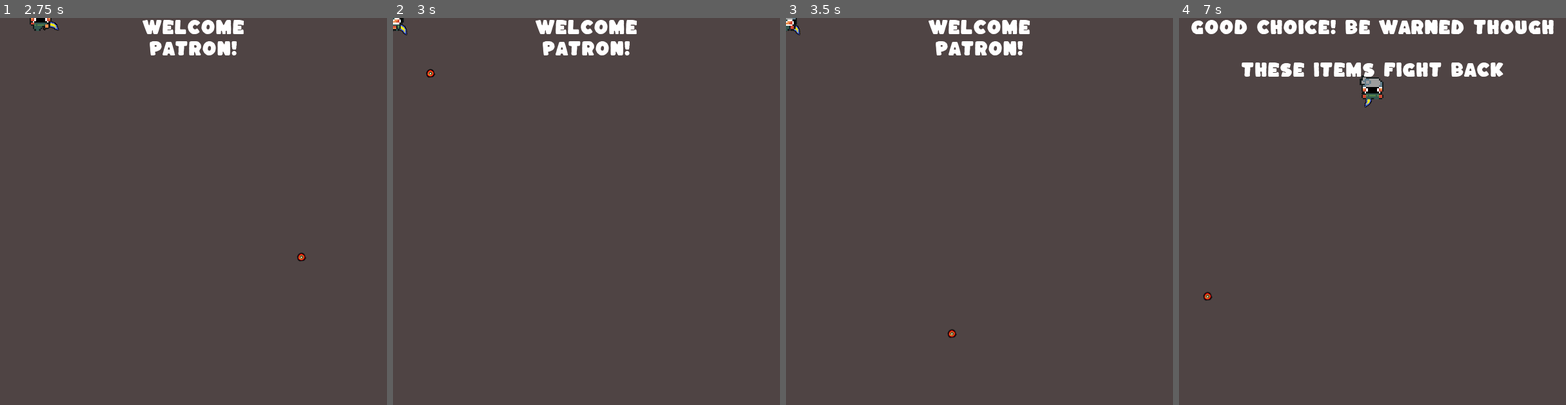
Above: before the commit, frames 1-4 (left to right).
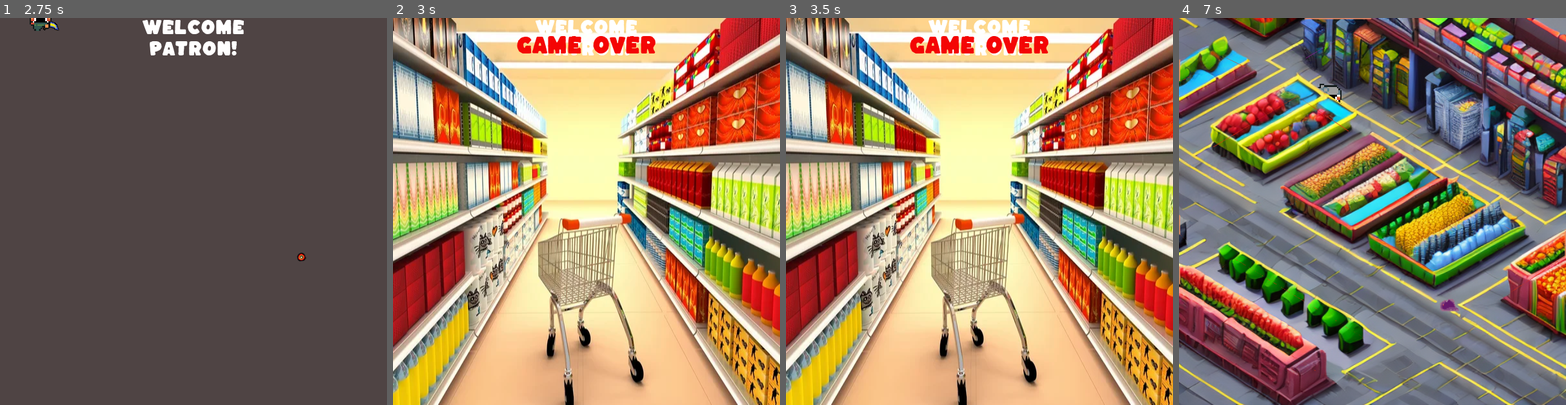
Above: after the commit, the same moments.

Repository: JWolff98/Grocery-Havok
Game: Godot game, scene res://main.tscn
Two runs of this game, one before a commit and one after it. Both use one fixed random seed, a clock stepped at 60 frames per second and the inputs below.
Inputs (mouse positions are in pixels of both pictures, inside the frame that each line leads up to):
- Up to frame 1 (2.75 s): click "Start" at 0.5 s; tap Enter at 1.25 s; move the mouse to (174, 288) at 1.27 s; hold W (move_up) from 1.28 s (still down); tap Space (attack) at 1.35, 2.1 s; move the mouse to (309, 269) at 2.02 s
- Up to frame 2 (3 s): move the mouse to (470, 153) at 2.77 s; release W (move_up) at 2.78 s; hold A (move_left) from 2.78 s (still down); tap Space (attack) at 2.85 s
- Up to frame 3 (3.5 s): keep holding A (move_left)
- Up to frame 4 (7 s): move the mouse to (1391, 211) at 3.52 s; tap Space (attack) at 3.6, 4.35, 5.85, 6.6 s; move the mouse to (1314, 114) at 4.27 s; release A (move_left) at 4.28 s; hold S (move_down) 4.28-5 s; click (1368, 196) at 5 s, where only the run after the commit has a clickable "Start"; move the mouse to (1457, 192) at 5.77 s; hold D (move_right) 5.78-6.53 s; move the mouse to (1295, 230) at 6.52 s; hold W (move_up) from 6.53 s (still down)

Frame 1 is identical in both runs. In frame 2, 97% of the frame differs, in the area x 0-100%, y 0-100%; in frame 3, 97%; in frame 4, 96%.

Commit message:
sprint 5 pepper

Diff:
--- a/main.gd
+++ b/main.gd
@@ -1,6 +1,7 @@
 extends Node
 export (PackedScene) var grape
 export (PackedScene) var mushroom
+export (PackedScene) var pepper = preload("res://pepper.tscn")
 
 # Declare member variables here. Examples:
 # var a = 2
@@ -8,11 +9,14 @@
 var num_grapes = 0
 var num_mushroom = 0
 var game_start = false
+var p = pepper.instance()
+var start_hidden = false
 
 # Called when the node enters the scene tree for the first time.
 func _ready():
 	$player.hide()
 	$tutorial.hide()
+	$pepper.turn_off()
 	$background_1.hide()
 	$background_1/aisle_0/CollisionPolygon2D.disabled = true
 	$background_1/aisle_1/CollisionPolygon2D.disabled = true
@@ -26,8 +30,13 @@
 	randomize()
 
 # Called every frame. 'delta' is the elapsed time since the previous frame.
-#func _process(delta):
-#	pass
+func _process(delta):
+	if $player.is_visible():
+		if p.off:
+			$background_1.hide()
+			start_hidden = true
+		if not p.off and start_hidden:
+			$background_1.show()
 
 func _on_grapeTimer_timeout():
 	# Choose a random location on Path2D.
@@ -77,10 +86,16 @@
 	num_mushroom += 1
 	if num_mushroom == 7:
 		$mushroomTimer.stop()
-
+		p = pepper.instance()
+		p.scale.x = 1
+		p.scale.y = 1
+		add_child(p)
+		p.position = Vector2(160,100)
+		p.start()
 
 func _on_HUD_start_game():
 	num_grapes = 0
+	p = pepper.instance()
 	$start_menu.hide()
 	$tutorial.hide()
 	$background_1.show()
@@ -95,8 +110,6 @@
 	$background_1/aisle_8/CollisionPolygon2D.disabled = false
 	$player.start($start_position.position)
 	$grapeTimer.start() # Replace with function body.
-	game_start = true
-
 
 func _on_HUD_game_over():
 	num_grapes = 0
@@ -117,7 +130,6 @@
 func _on_tutorial_done():
 	$HUD/start_button.show()
 
-
 func _on_HUD_win():
 	pass # Replace with function body.
 
@@ -137,3 +149,7 @@
 	$victory.stop()
 	game_start = false
 	$HUD.show_congrats()
+
+
+func _on_pepper_off():
+	$background_1.hide()
--- a/main.tscn
+++ b/main.tscn
@@ -12,10 +12,11 @@
 [ext_resource path="res://tutorial.tscn" type="PackedScene" id=10]
 [ext_resource path="res://assets/menu.png" type="Texture" id=11]
 [ext_resource path="res://assets/Victory.wav" type="AudioStream" id=12]
+[ext_resource path="res://pepper.tscn" type="PackedScene" id=13]
 
 [sub_resource type="Curve2D" id=1]
 _data = {
-"points": PoolVector2Array( 0, 0, 0, 0, 17, 185, 0, 0, 0, 0, 173, 84, 0, 0, 0, 0, 572, 327, 0, 0, 0, 0, 399, 461, 0, 0, 0, 0, 570, 570, 0, 0, 0, 0, 86, 300, 0, 0, 0, 0, 27, 200 )
+"points": PoolVector2Array( 0, 0, 0, 0, 17, 185, 0, 0, 0, 0, 399, 461, 0, 0, 0, 0, 570, 570, 0, 0, 0, 0, 86, 300, 0, 0, 0, 0, 27, 200, 0, 0, 0, 0, 24, 169, 0, 0, 0, 0, 114, 115, 0, 0, 0, 0, 176, 80, 0, 0, 0, 0, 223, 107, 0, 0, 0, 0, 261, 126, 0, 0, 0, 0, 286, 142, 0, 0, 0, 0, 314, 159, 0, 0, 0, 0, 382, 201, 0, 0, 0, 0, 437, 235, 0, 0, 0, 0, 491, 268, 0, 0, 0, 0, 533, 297, 0, 0, 0, 0, 570, 322 )
 }
 
 [sub_resource type="RectangleShape2D" id=2]
@@ -55,7 +56,7 @@
 
 [node name="grapeSpawnLocation" type="PathFollow2D" parent="grapePath"]
 position = Vector2( 17, 185 )
-rotation = -0.57457
+rotation = 0.625675
 
 [node name="gameover" type="AudioStreamPlayer" parent="."]
 stream = ExtResource( 7 )
@@ -80,6 +81,9 @@
 [node name="victory" type="AudioStreamPlayer" parent="."]
 stream = ExtResource( 12 )
 
+[node name="pepper" parent="." instance=ExtResource( 13 )]
+visible = false
+
 [connection signal="done" from="tutorial" to="." method="_on_tutorial_done"]
 [connection signal="hit" from="player" to="." method="_on_player_hit"]
 [connection signal="victory" from="player" to="." method="_on_player_victory"]
--- /dev/null
+++ b/pepper.gd
@@ -0,0 +1,40 @@
+extends KinematicBody2D
+var off = false
+
+var screen_size
+
+func _physics_process(delta):
+	pass
+
+
+# Called when the node enters the scene tree for the first time.
+func _ready():
+	hide()
+	$AnimatedSprite.playing = false
+
+func start():
+	show()
+	$AnimatedSprite.animation = "idle"
+	$AnimatedSprite.playing = true
+# Called every frame. 'delta' is the elapsed time since the previous frame.
+#func _process(delta):
+#	pass
+
+
+func _on_Timer_timeout():
+	$AnimatedSprite.animation = "start_burn"
+
+
+func _on_AnimatedSprite_animation_finished():
+	if $AnimatedSprite.animation == "burn":
+		off = false
+		$AnimatedSprite.animation = "idle"
+
+	if $AnimatedSprite.animation == "start_burn":
+		off = true
+		$AnimatedSprite.animation = "burn"
+
+
+
+func turn_off():
+	$AnimatedSprite.playing = false
--- /dev/null
+++ b/pepper.tscn
@@ -0,0 +1,155 @@
+[gd_scene load_steps=28 format=2]
+
+[ext_resource path="res://assets/red_pepper_burn.png" type="Texture" id=1]
+[ext_resource path="res://assets/red_pepper_idle.png" type="Texture" id=2]
+[ext_resource path="res://pepper.gd" type="Script" id=4]
+
+[sub_resource type="RectangleShape2D" id=1]
+extents = Vector2( 22, 30.5 )
+
+[sub_resource type="AtlasTexture" id=6]
+flags = 4
+atlas = ExtResource( 1 )
+region = Rect2( 260, 0, 65, 158 )
+
+[sub_resource type="AtlasTexture" id=7]
+flags = 4
+atlas = ExtResource( 1 )
+region = Rect2( 0, 158, 65, 158 )
+
+[sub_resource type="AtlasTexture" id=8]
+flags = 4
+atlas = ExtResource( 1 )
+region = Rect2( 65, 158, 65, 158 )
+
+[sub_resource type="AtlasTexture" id=9]
+flags = 4
+atlas = ExtResource( 1 )
+region = Rect2( 130, 158, 65, 158 )
+
+[sub_resource type="AtlasTexture" id=10]
+flags = 4
+atlas = ExtResource( 1 )
+region = Rect2( 195, 158, 65, 158 )
+
+[sub_resource type="AtlasTexture" id=11]
+flags = 4
+atlas = ExtResource( 1 )
+region = Rect2( 260, 158, 65, 158 )
+
+[sub_resource type="AtlasTexture" id=12]
+flags = 4
+atlas = ExtResource( 1 )
+region = Rect2( 0, 316, 65, 158 )
+
+[sub_resource type="AtlasTexture" id=13]
+flags = 4
+atlas = ExtResource( 1 )
+region = Rect2( 65, 316, 65, 158 )
+
+[sub_resource type="AtlasTexture" id=14]
+flags = 4
+atlas = ExtResource( 1 )
+region = Rect2( 130, 316, 65, 158 )
+
+[sub_resource type="AtlasTexture" id=15]
+flags = 4
+atlas = ExtResource( 1 )
+region = Rect2( 195, 316, 65, 158 )
+
+[sub_resource type="AtlasTexture" id=16]
+flags = 4
+atlas = ExtResource( 1 )
+region = Rect2( 260, 316, 65, 158 )
+
+[sub_resource type="AtlasTexture" id=17]
+flags = 4
+atlas = ExtResource( 1 )
+region = Rect2( 0, 474, 65, 158 )
+
+[sub_resource type="AtlasTexture" id=18]
+flags = 4
+atlas = ExtResource( 2 )
+region = Rect2( 0, 0, 65, 154 )
+
+[sub_resource type="AtlasTexture" id=19]
+flags = 4
+atlas = ExtResource( 2 )
+region = Rect2( 65, 0, 65, 154 )
+
+[sub_resource type="AtlasTexture" id=20]
+flags = 4
+atlas = ExtResource( 2 )
+region = Rect2( 130, 0, 65, 154 )
+
+[sub_resource type="AtlasTexture" id=21]
+flags = 4
+atlas = ExtResource( 2 )
+region = Rect2( 195, 0, 65, 154 )
+
+[sub_resource type="AtlasTexture" id=22]
+flags = 4
+atlas = ExtResource( 2 )
+region = Rect2( 260, 0, 65, 154 )
+
+[sub_resource type="AtlasTexture" id=23]
+flags = 4
+atlas = ExtResource( 2 )
+region = Rect2( 0, 154, 65, 154 )
+
+[sub_resource type="AtlasTexture" id=38]
+flags = 4
+atlas = ExtResource( 1 )
+region = Rect2( 0, 0, 65, 158 )
+
+[sub_resource type="AtlasTexture" id=39]
+flags = 4
+atlas = ExtResource( 1 )
+region = Rect2( 65, 0, 65, 158 )
+
+[sub_resource type="AtlasTexture" id=40]
+flags = 4
+atlas = ExtResource( 1 )
+region = Rect2( 130, 0, 65, 158 )
+
+[sub_resource type="AtlasTexture" id=41]
+flags = 4
+atlas = ExtResource( 1 )
+region = Rect2( 195, 0, 65, 158 )
+
+[sub_resource type="SpriteFrames" id=32]
+animations = [ {
+"frames": [ SubResource( 6 ), SubResource( 7 ), SubResource( 8 ), SubResource( 9 ), SubResource( 10 ), SubResource( 11 ), SubResource( 12 ), SubResource( 13 ), SubResource( 14 ), SubResource( 15 ), SubResource( 16 ), SubResource( 17 ) ],
+"loop": true,
+"name": "burn",
+"speed": 5.0
+}, {
+"frames": [ SubResource( 18 ), SubResource( 19 ), SubResource( 20 ), SubResource( 21 ), SubResource( 22 ), SubResource( 23 ) ],
+"loop": true,
+"name": "idle",
+"speed": 5.0
+}, {
+"frames": [ SubResource( 38 ), SubResource( 39 ), SubResource( 40 ), SubResource( 41 ) ],
+"loop": true,
+"name": "start_burn",
+"speed": 5.0
+} ]
+
+[node name="pepper" type="KinematicBody2D" groups=["mobs"]]
+script = ExtResource( 4 )
+
+[node name="CollisionShape2D" type="CollisionShape2D" parent="."]
+position = Vector2( 1, -2 )
+shape = SubResource( 1 )
+
+[node name="AnimatedSprite" type="AnimatedSprite" parent="."]
+position = Vector2( -1, -46 )
+frames = SubResource( 32 )
+animation = "start_burn"
+
+[node name="Timer" type="Timer" parent="."]
+wait_time = 10.0
+autostart = true
+
+[connection signal="animation_finished" from="AnimatedSprite" to="." method="_on_AnimatedSprite_animation_finished"]
+[connection signal="timeout" from="Timer" to="." method="_on_Timer_timeout"]
--- a/player.gd
+++ b/player.gd
@@ -3,7 +3,6 @@
 # Declare member variables here. Examples:
 # var a = 2
 # var b = "text"
-
 
 export var speed = 200
 export var num_enemies_hit = 0
@@ -70,7 +69,7 @@
 		else:
 			$AnimatedSprite.animation = "walk_right"
 
-	if num_enemies_hit == 22:
+	if num_enemies_hit == 23:
 		emit_signal("victory")
 
 func _unhandled_input(event):
Binary file added: assets/red_pepper_beast_transformation.png
Not shown, added: assets/red_pepper_beast_transformation.png.import
Binary file added: assets/red_pepper_burn.png
Not shown, added: assets/red_pepper_burn.png.import
Binary file added: assets/red_pepper_idle.png
Not shown, added: assets/red_pepper_idle.png.import
Not shown: 1 places in main.tscn that only renumber resources
Not shown, changed: builds/.DS_Store
Not shown, added: builds/macos/grocery_havok_sprint_5.dmg
Not shown, added: builds/macos/grocery_havok_sprint_5.dmg.zip
Not shown, added: builds/web/Archive.zip
Not shown, changed: builds/web/html_grocery_havok_pre_alpha_team_6.zip
(and 6 more such lines)
